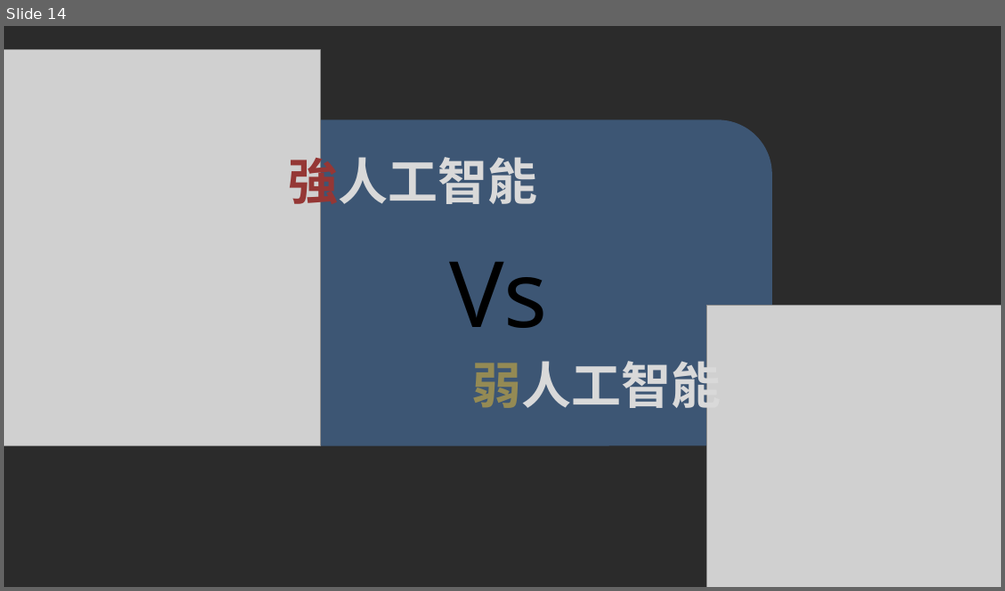
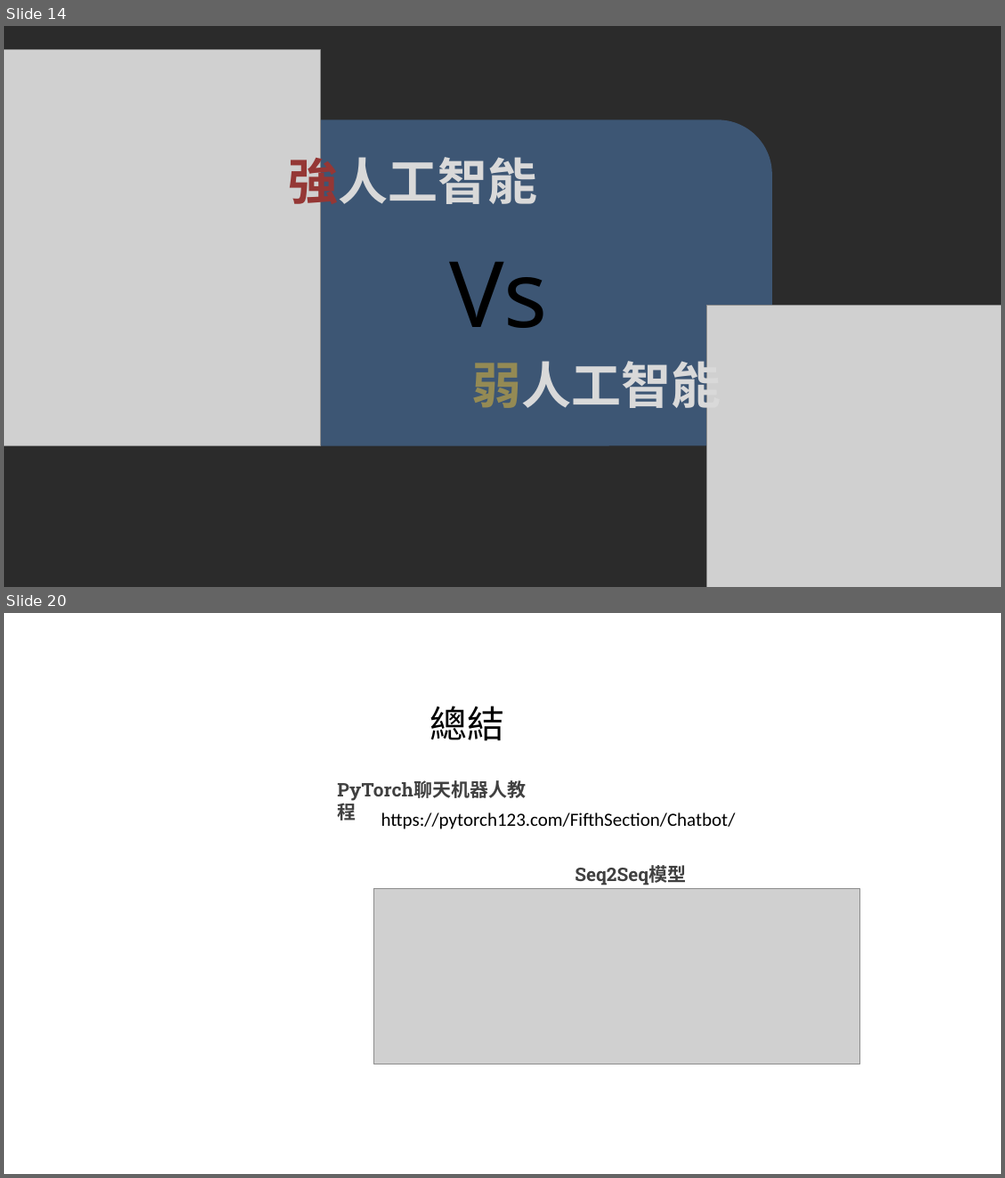
Before and after one commit to pcmsricky/chatbot, a slide deck: NLP2.pptx. Shown one above the other, each under a label of ours: slide 14 before the commit, slides 14 and 20 after it; the slides between them are not shown. The pictures are 1005x591 and 1005x1178 pixels, drawn with LibreOffice and Linux fonts; fonts in the diff are those of the drawing; grey boxes stand for pictures; background and template pictures are left out; a plain dark background stands for a picture behind light text. Boxes give left, top, right and bottom in pixels: in the first picture for what was removed or moved away, otherwise in the second. Text is boxed around its words. In the diff, an @@ line names an element or a change of style, - is before the commit and + after.

```diff
--- a/NLP2.pptx
+++ b/NLP2.pptx
@@ slide 20 added at [4, 613, 1001, 1174], background picture (left out) @@
@@ text added at [430, 706, 505, 741], 36 pt, text #000000 @@
+總結
@@ text added at [330, 774, 547, 803], 18 pt, text #404040, bold @@
+PyTorch聊天机器人教程
@@ text added at [381, 812, 736, 829], 18 pt, text #000000 @@
+https://pytorch123.com/FifthSection/Chatbot/
@@ text added at [574, 865, 686, 885], 18 pt, text #404040, bold @@
+Seq2Seq模型
@@ picture added at [374, 889, 860, 1064] @@
```
Also in this commit, not shown: 10 slides changed, 3 other slides added, 1 slide removed, 3 other files.
